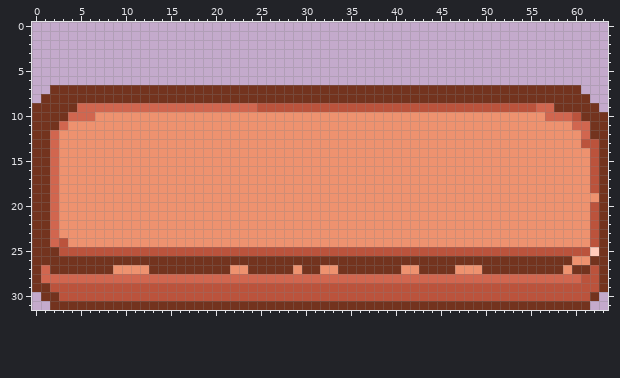
Two states of a pixel-art file, Assets/Sprites/UIElements/REDHUDCultivos.aseprite. Above: the version before the commit.
64x32 pixels, 1 frame.
Now the later version:
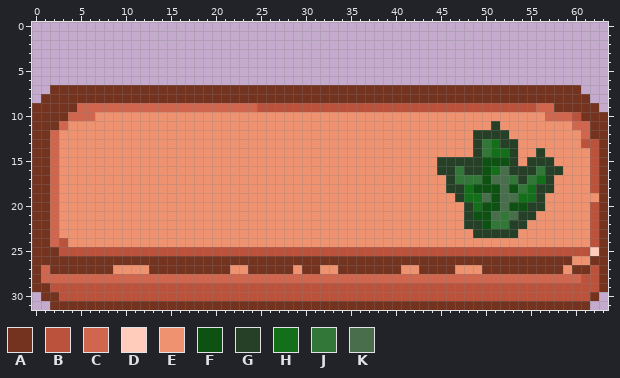
Palette (. is transparent): A #73331e  B #bb533c  C #d1664f  D #ffcbbb  E #ee926f  F #0e5213  G #254027  H #136f1a  J #337738  K #486e4b
Edits made:
Changed rows in their new state; - is an unchanged pixel.
first column x 45:
11 ------G-------
12 ----GGGG------
13 ----GJHGG-----
14 ----GJHHG--G--
15 GGGGGFFFG-GGG-
16 GGJGGFHKGGGJGG
17 -GJJJFKKJGJHG-
18 -GGHFFFKFJHGG-
19 --GHHKFKKHHG--
20 ---GHFFKFFGG--
21 ---GFFKJKGG---
22 ---GGFJJGG----
23 ----GGGGG-----
Boxes around the changes in both pictures, in picture pixels (x1, y1, x2, y2):
changed: (437, 121, 563, 238)
